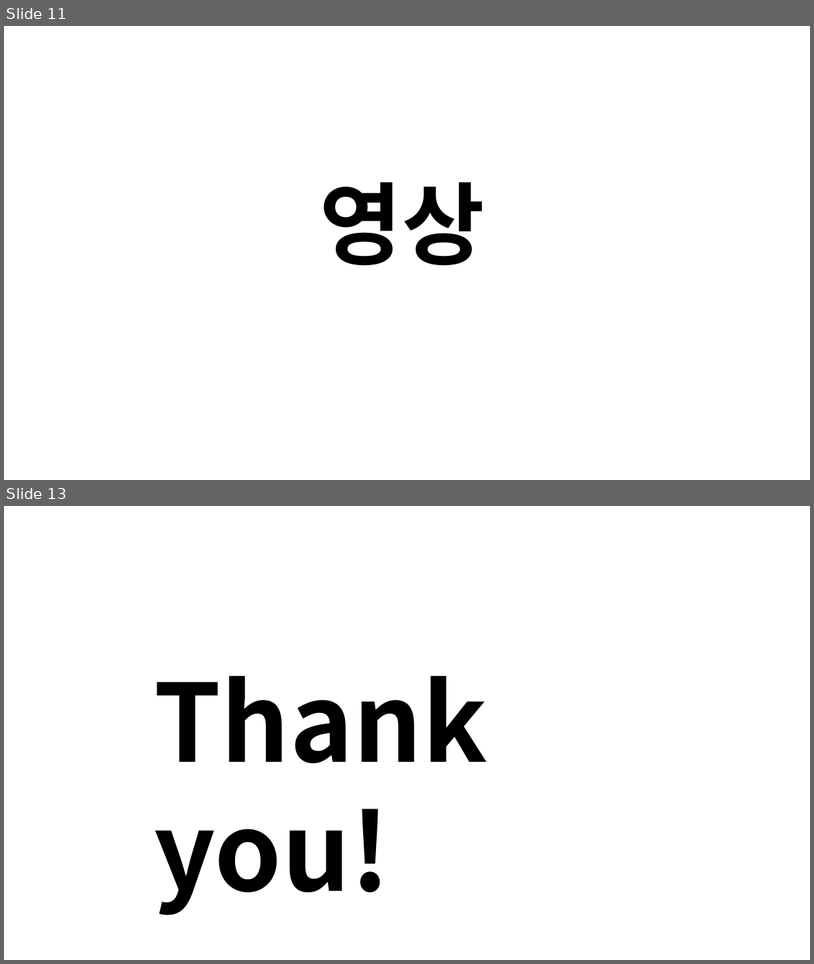
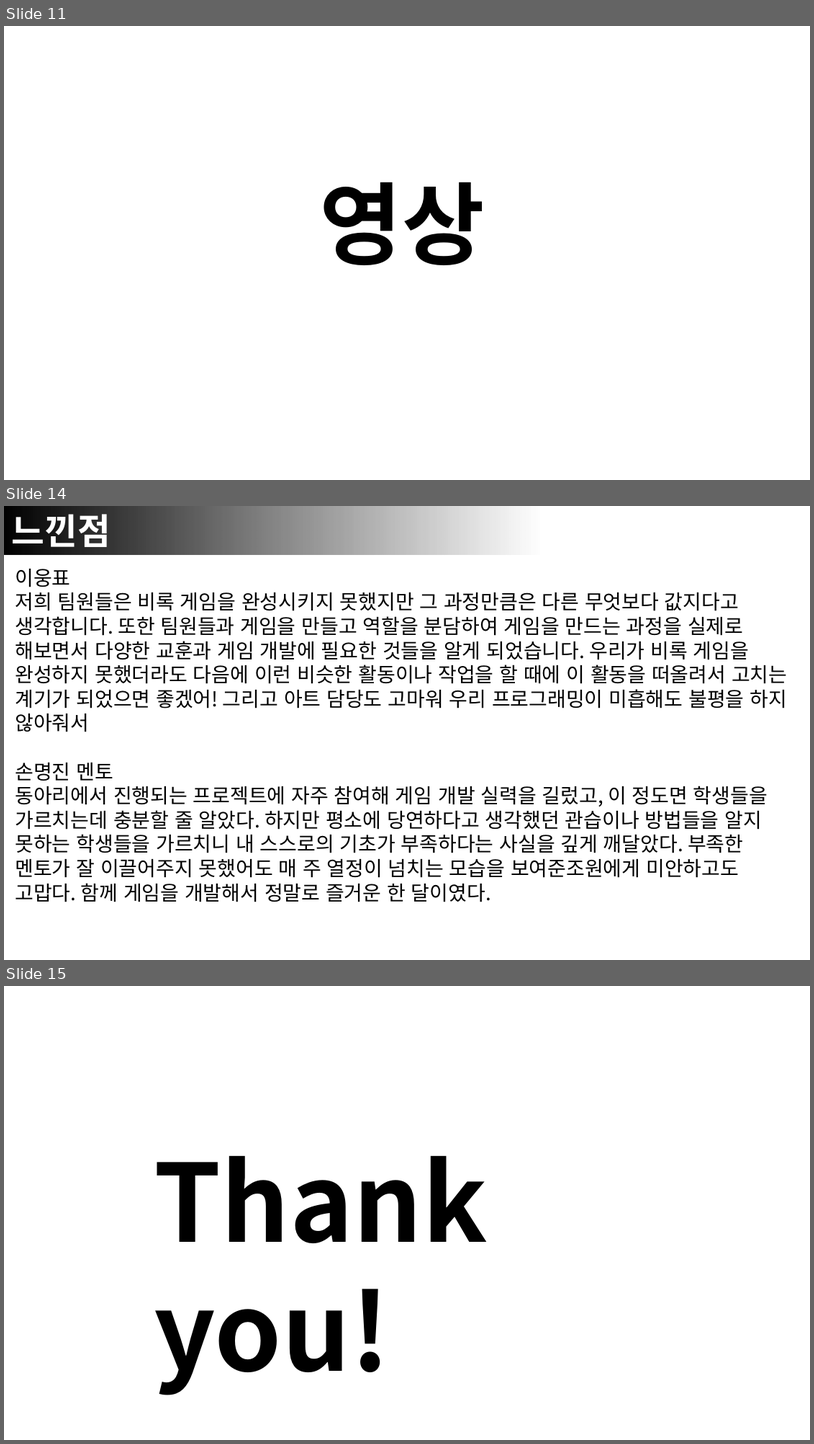
Before and after one commit to MyeonzinSon/RhythmFamily, a slide deck: 3조 발표자료.pptx. Shown one above the other, each under a label of ours: slides 11 and 13 before the commit, slides 11, 14 and 15 after it; the slides between them are not shown. The pictures are 814x964 and 814x1444 pixels, drawn with LibreOffice and Linux fonts; fonts in the diff are those of the drawing. Boxes give left, top, right and bottom in pixels: in the first picture for what was removed or moved away, otherwise in the second. Text is boxed around its words. In the diff, an @@ line names an element or a change of style, - is before the commit and + after.

Commit message:
악령퇴치 작업중...

```diff
--- a/3조 발표자료.pptx
+++ b/3조 발표자료.pptx
@@ slide 14 added at <box>4,506,810,960</box>, background #FFFFFF @@
@@ rectangle added at <box>4,506,540,554</box>, fill gradient #000000, 32 pt, text #FFFFFF, bold @@
+느낀점
@@ text added at <box>15,569,787,902</box>, 18 pt, text #000000 @@
+이웅표
+저희 팀원들은 비록 게임을 완성시키지 못했지만 그 과정만큼은 다른 무엇보다 값지다고 생각합니다. 또한 팀원들과 게임을 만들고 역할을 분담하여 게임을 만드는 과정을 실제로 해보면서 다양한 교훈과 게임 개발에 필요한 것들을 알게 되었습니다. 우리가 비록 게임을 완성하지 못했더라도 다음에 이런 비슷한 활동이나 작업을 할 때에 이 활동을 떠올려서 고치는 계기가 되었으면 좋겠어! 그리고 아트 담당도 고마워 우리 프로그래밍이 미흡해도 불평을 하지 않아줘서
+손명진 멘토
+동아리에서 진행되는 프로젝트에 자주 참여해 게임 개발 실력을 길렀고, 이 정도면 학생들을 가르치는데 충분할 줄 알았다. 하지만 평소에 당연하다고 생각했던 관습이나 방법들을 알지 못하는 학생들을 가르치니 내 스스로의 기초가 부족하다는 사실을 깊게 깨달았다. 부족한 멘토가 잘 이끌어주지 못했어도 매 주 열정이 넘치는 모습을 보여준조원에게 미안하고도 고맙다. 함께 게임을 개발해서 정말로 즐거운 한 달이였다.
@@ what was slide 13 is now slide 15 @@
```
Also in this commit, not shown: 1 slide changed, 1 other slide added, 57 other files.
